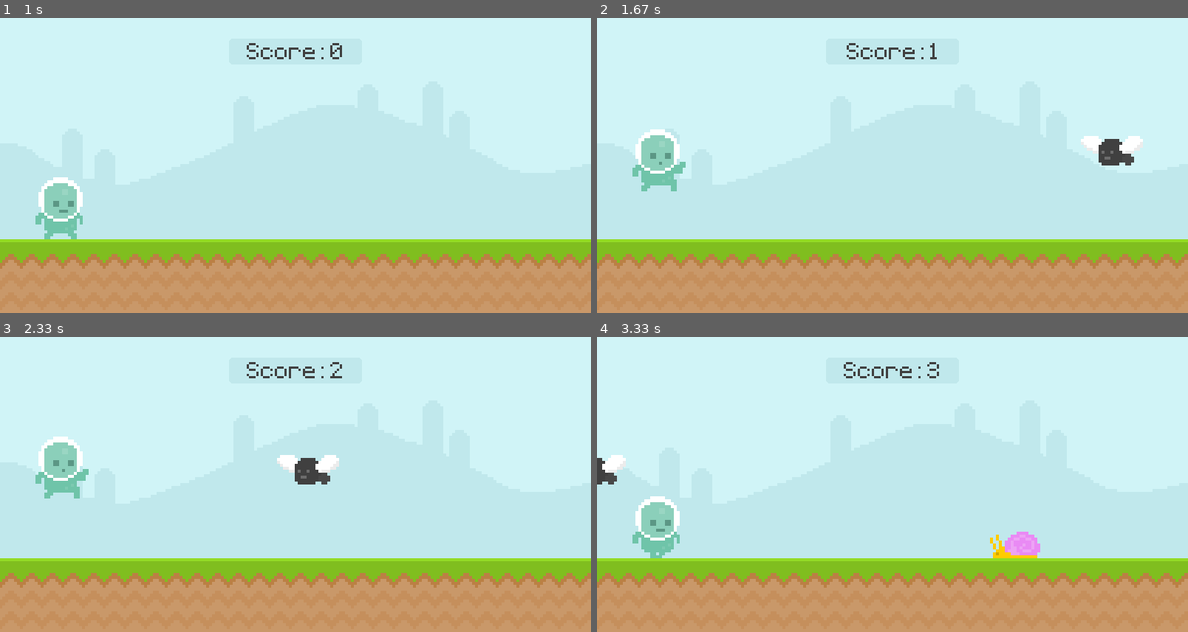
Above: before the commit, frames 1-4 (two rows, left to right).
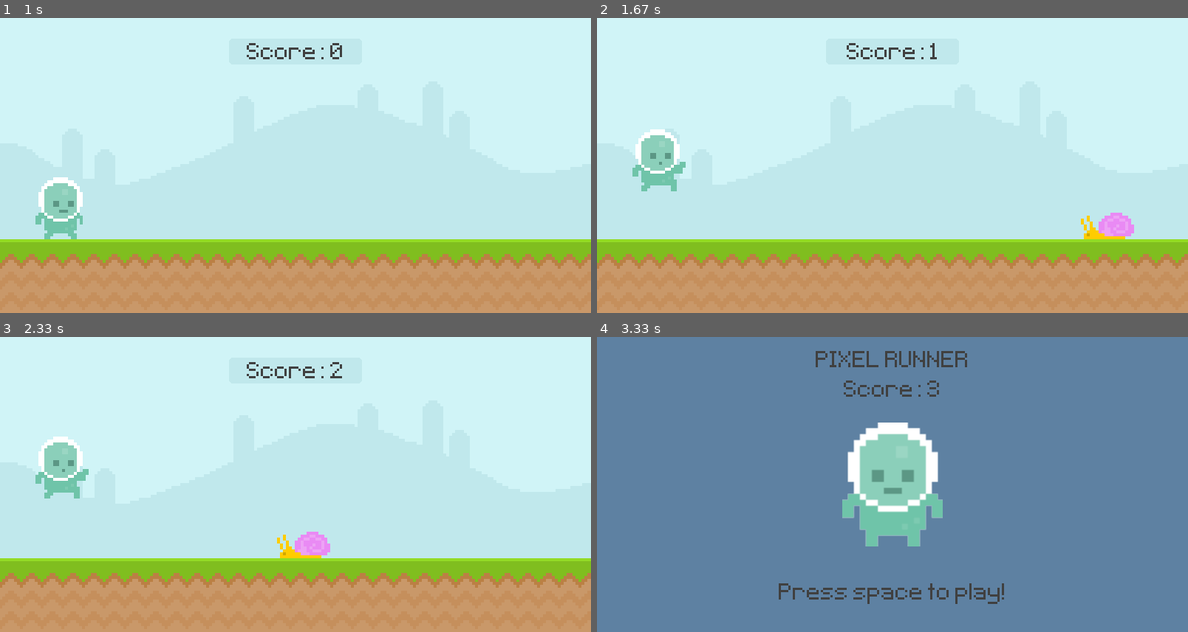
Above: after the commit, the same moments.

Repository: devloos/Python
Game: pygame game, started from projects/runner/index.py
Two runs of this game, one before a commit and one after it. Both use one fixed random seed, a clock stepped at 60 frames per second and the inputs below.
Inputs (mouse positions are in pixels of both pictures, inside the frame that each line leads up to):
- Up to frame 1 (1 s): tap Space at 0.33 s
- Up to frame 2 (1.67 s): click (656, 206) at 1.22 s
- Up to frame 3 (2.33 s): tap Space at 2 s
- Up to frame 4 (3.33 s): tap Space at 2.4, 2.7, 3.23 s

Frame 1 is identical in both runs. In frame 2, 1.3% of the frame differs, in the area x 81-93%, y 40-75%; in frame 3, 1.3%; in frame 4, 100%, in the area x 0-100%, y 0-100%.

Commit message:
add collisions

Diff:
--- a/projects/runner/index.py
+++ b/projects/runner/index.py
@@ -1,6 +1,6 @@
 import pygame
 from sys import exit
-from random import randint
+from random import randint, choice
 
 from pygame.sprite import Group, Sprite, GroupSingle
 from player import Player
@@ -72,15 +72,8 @@
         screen.blit(score_surf, score_rect)
 
 
-def collision(entities: list[tuple[str, pygame.Rect]], player_rect: pygame.Rect) -> bool:
-    if not entities:
-        return False
-
-    for (_, rect) in entities:
-        if rect.colliderect(player_rect):
-            return True
-
-    return False
+def collision(player: GroupSingle, enemies: Group) -> bool:
+    return pygame.sprite.spritecollide(player.sprite, enemies, False)
 
 
 while True:
@@ -91,18 +84,18 @@
 
         if game_active:
             if event.type == obstacle_event:
-                type = TYPE_SNAIL if bool(randint(0, 2)) else TYPE_FLY
-                enemies.add(Enemy(type))
+                enemies.add(
+                    Enemy(choice([TYPE_SNAIL, TYPE_SNAIL, TYPE_SNAIL, TYPE_FLY])))
         else:
             if event.type == pygame.KEYDOWN:
                 if event.key == pygame.K_SPACE:
+                    enemies.empty()
                     start_time = int(pygame.time.get_ticks() / 1000)
                     game_active = True
 
     if game_active:
-
-        # if entity_collision(entities, player_rect):
-        #     game_active = False
+        if collision(player, enemies):
+            game_active = False
 
         score = int(pygame.time.get_ticks() / 1000) - start_time
 
